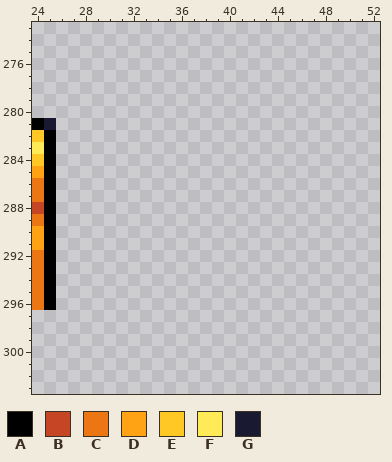
Two versions of one pixel-art file, BurningKnight/Content/Animations/props.ase. That is the earlier state.
293x601 pixels, 1 frame. Shown: x 24..52, y 273..303.
Palette (. is transparent): A #000000  B #c64524  C #ed7614  D #ffa214  E #ffc825  F #ffeb57  G #1a1932
Pixels before, first column x 24:
281 AG
282 EA
283 FA
284 EA
285 DA
286 CA
287 CA
288 BA
289 CA
290 DA
291 DA
292 CA
293 CA
294 CA
295 CA
296 CA
The same view after the edit:
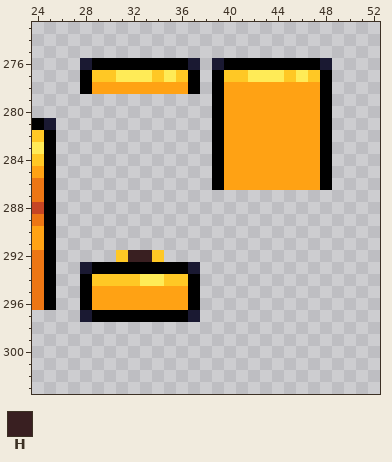
Colours new in this view: H #391f21
Difference:
Changed rows in their new state; - is an unchanged pixel.
first column x 28:
276 GAAAAAAAAG-GAAAAAAAAG
277 AEEFFFEFEA-AEEFFFEFEA
278 ADDDDDDDDA-ADDDDDDDDA
279 -----------ADDDDDDDDA
280 -----------ADDDDDDDDA
281 -----------ADDDDDDDDA
282 -----------ADDDDDDDDA
283 -----------ADDDDDDDDA
284 -----------ADDDDDDDDA
285 -----------ADDDDDDDDA
286 -----------ADDDDDDDDA
first column x 28:
292 ---EHHE---
293 GAAAAAAAAG
294 AEEEEFFEEA
295 ADDDDDDDDA
296 ADDDDDDDDA
297 GAAAAAAAAG
Pixel boxes of the changes (left, top, right, bottom) in both pictures:
added: (80, 58, 332, 190)
added: (80, 250, 200, 322)
